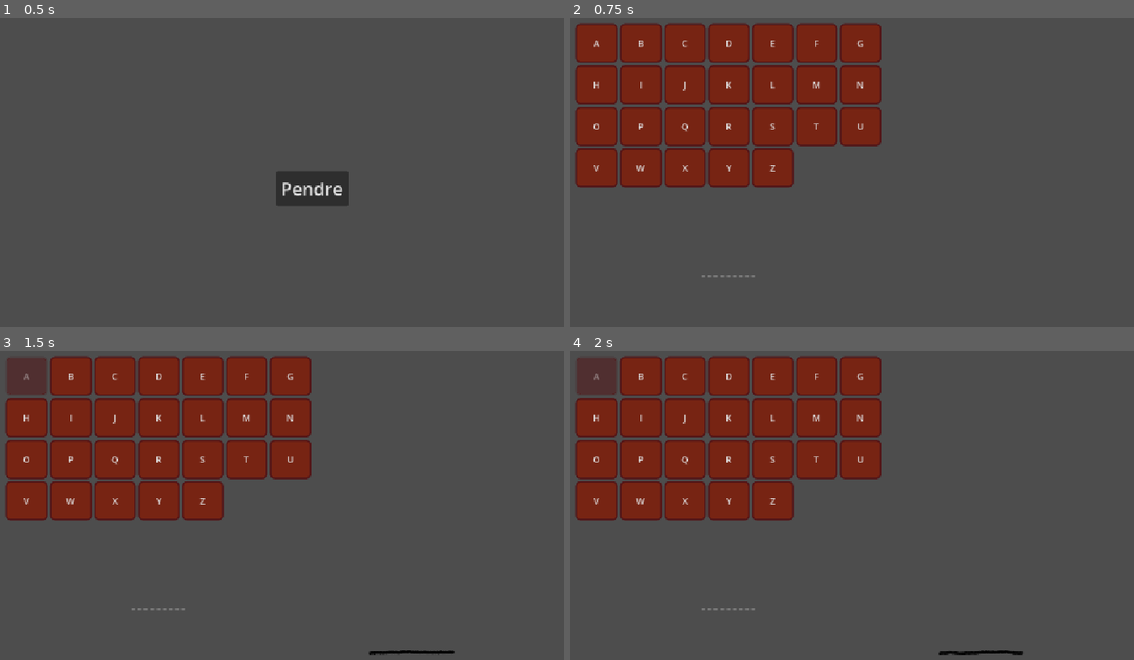
Above: before the commit, frames 1-4 (two rows, left to right).
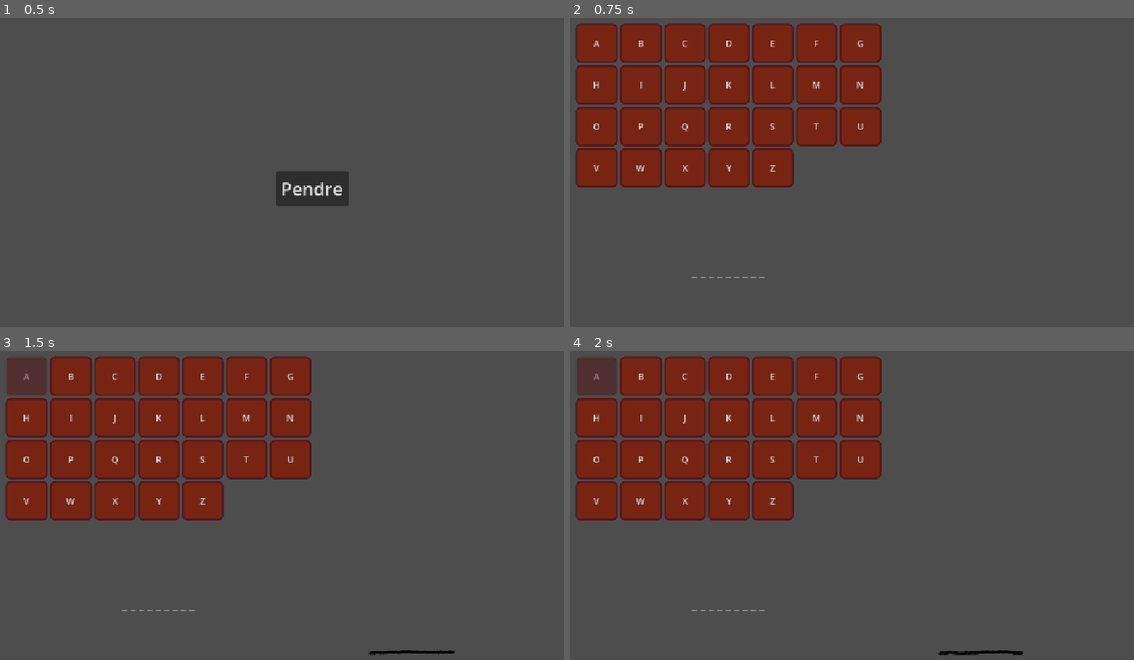
Above: after the commit, the same moments.

Repository: Tchetchouille/Anarchisme-Ludique
Game: Godot game, scene res://OUR_scenes/intro.tscn
The game is run twice, just before and just after one commit, with the same random seed, the same clock (stepped at 60 frames per second) and the same inputs.
Inputs:
- Up to frame 1 (0.5 s): no input
- Up to frame 2 (0.75 s): click "Pendre" at 0.5 s
- Up to frame 3 (1.5 s): click "A" at 1.25 s
- Up to frame 4 (2 s): no input

Frame 1 is identical in both runs. In frame 2, less than 0.1% of the frame differs, in the area x 21-35%, y 83-85%; in frame 3, less than 0.1%; in frame 4, less than 0.1%.

Commit message:
taille texte adaptatif

Diff:
--- a/le_proprietaire/text_scenes/chosen_word.tscn
+++ b/le_proprietaire/text_scenes/chosen_word.tscn
@@ -1,5 +1,6 @@
 [gd_scene format=3 uid="uid://biyx4ynp2gjny"]
 
+[ext_resource type="Script" uid="uid://cfuqy4mwwtbmw" path="res://text_scenes/scripts/label.gd" id="1_etjcp"]
 [ext_resource type="Texture2D" uid="uid://dyjrr7mxmxqw6" path="res://sprites/confetto.png" id="1_vgge0"]
 
 [sub_resource type="CanvasItemMaterial" id="CanvasItemMaterial_q0tmh"]
@@ -92,8 +93,10 @@
 anchor_bottom = 1.0
 grow_horizontal = 2
 grow_vertical = 2
+theme_override_font_sizes/font_size = 32
 horizontal_alignment = 1
 vertical_alignment = 1
+script = ExtResource("1_etjcp")
 
 [node name="MarginRight" type="Control" parent="GridContainer" unique_id=1868869921]
 layout_mode = 2
--- /dev/null
+++ b/le_proprietaire/text_scenes/scripts/label.gd
@@ -0,0 +1,16 @@
+extends Label
+
+
+# Called when the node enters the scene tree for the first time.
+func _ready() -> void:
+	get_window().size_changed.connect(Callable(self, "window_size_changed"))
+	window_size_changed()
+
+# Called every frame. 'delta' is the elapsed time since the previous frame.
+func _process(delta: float) -> void:
+	pass
+
+func window_size_changed():
+	var ratio = float(get_window().size.y)/float(ProjectSettings.get_setting("display/window/size/viewport_height"))
+	var calc_font_size = int(ratio * 32)
+	set("theme_override_font_sizes/font_size", calc_font_size)
Not shown, added: le_proprietaire/text_scenes/scripts/label.gd.uid
